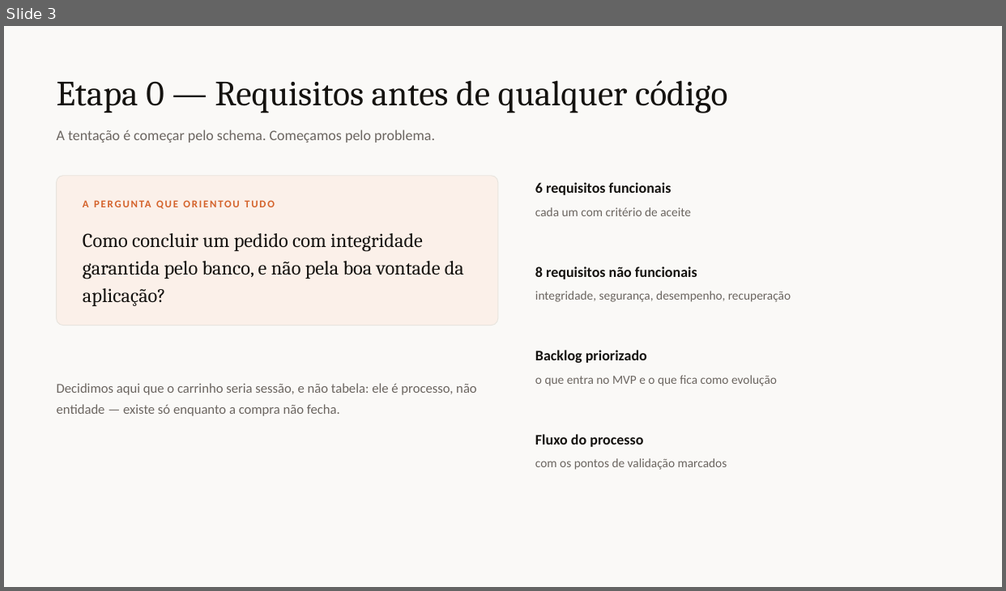
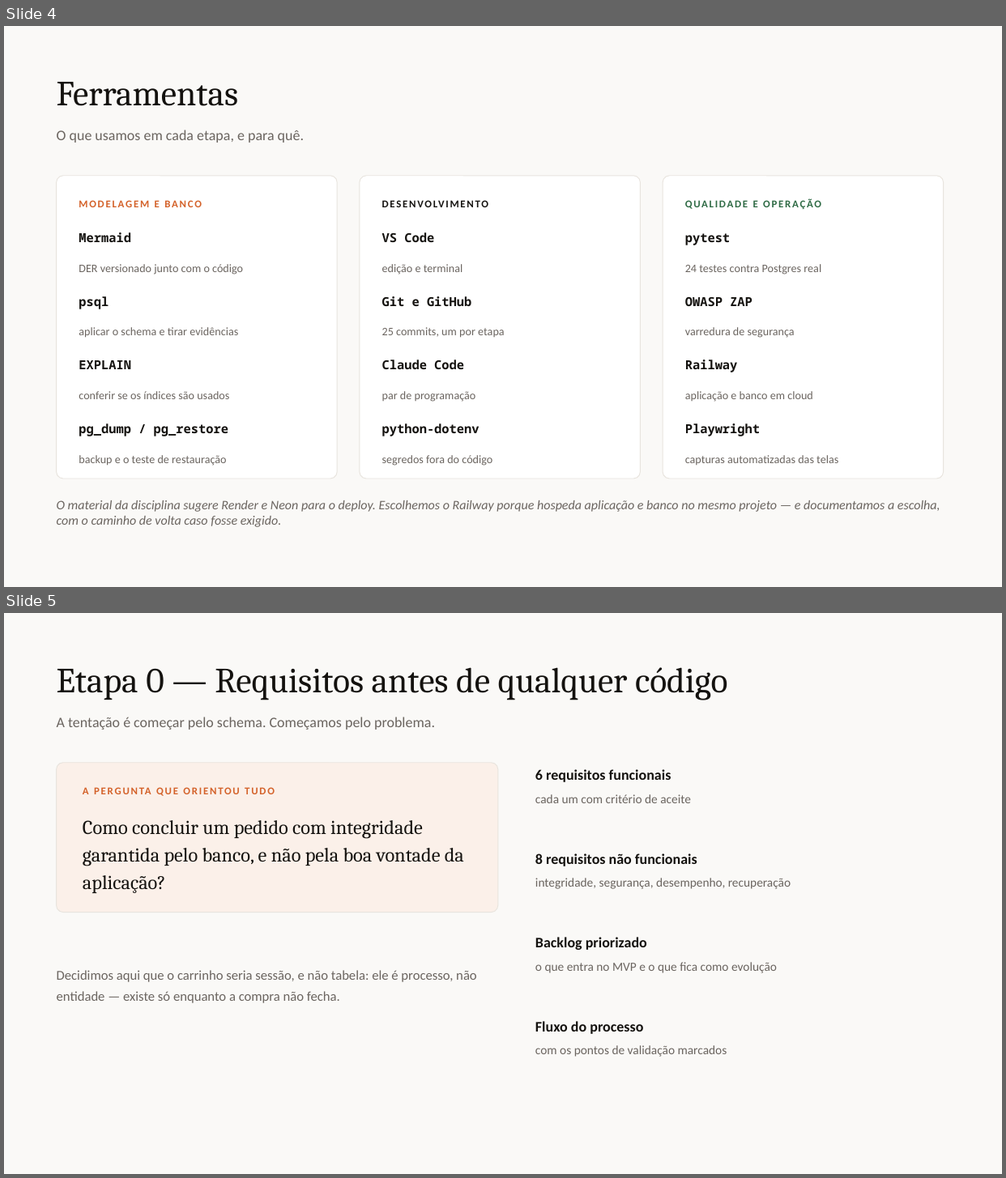
Before and after one commit to hick12/projeto-nivaldo, a slide deck: docs/Processo_Torra_e_Terra.pptx. Shown one above the other, each under a label of ours: slide 3 before the commit, slides 4 and 5 after it. The pictures are 1006x591 and 1006x1178 pixels, drawn with LibreOffice and Linux fonts; fonts in the diff are those of the drawing. Boxes give left, top, right and bottom in pixels: in the first picture for what was removed or moved away, otherwise in the second. Text is boxed around its words. In the diff, an @@ line names an element or a change of style, - is before the commit and + after.

```diff
--- a/docs/Processo_Torra_e_Terra.pptx
+++ b/docs/Processo_Torra_e_Terra.pptx
@@ slide 4 added at (4, 26, 1002, 587), background #FAF9F7 @@
@@ text added at (57, 82, 239, 106), 34 pt, text #14120F @@
+Ferramentas
@@ text added at (57, 130, 304, 143), 14 pt, text #6B6560 @@
+O que usamos em cada etapa, e para quê.
@@ rounded rectangle added at (57, 176, 337, 479), fill #FFFFFF, outline #E8E4DE 0.75 pt @@
@@ rounded rectangle added at (360, 176, 641, 479), fill #FFFFFF, outline #E8E4DE 0.75 pt @@
@@ text added at (382, 194, 621, 214), 10 pt, text #14120F, bold @@
+DESENVOLVIMENTO
@@ rounded rectangle added at (663, 176, 944, 479), fill #FFFFFF, outline #E8E4DE 0.75 pt @@
@@ text added at (79, 200, 202, 207), 10 pt, text #D4622A, bold @@
+MODELAGEM E BANCO
@@ text added at (685, 199, 821, 209), 10 pt, text #2F6B45, bold @@
+QUALIDADE E OPERAÇÃO
@@ text added at (79, 233, 131, 242), 12 pt, text #14120F, bold @@
+Mermaid
@@ text added at (382, 233, 434, 242), 12 pt, text #14120F, bold @@
+VS Code
@@ text added at (685, 233, 730, 246), 12 pt, text #14120F, bold @@
+pytest
@@ text added at (79, 264, 243, 275), 11 pt, text #6B6560 @@
+DER versionado junto com o código
@@ text added at (382, 264, 463, 275), 11 pt, text #6B6560 @@
+edição e terminal
@@ text added at (685, 264, 821, 275), 11 pt, text #6B6560 @@
+24 testes contra Postgres real
@@ text added at (79, 297, 108, 310), 12 pt, text #14120F, bold @@
+psql
@@ text added at (382, 297, 471, 306), 12 pt, text #14120F, bold @@
+Git e GitHub
@@ text added at (685, 297, 752, 306), 12 pt, text #14120F, bold @@
+OWASP ZAP
@@ text added at (79, 327, 238, 338), 11 pt, text #6B6560 @@
+aplicar o schema e tirar evidências
@@ text added at (382, 327, 505, 338), 11 pt, text #6B6560 @@
+25 commits, um por etapa
@@ text added at (685, 327, 795, 338), 11 pt, text #6B6560 @@
+varredura de segurança
@@ text added at (79, 361, 131, 369), 12 pt, text #14120F, bold @@
+EXPLAIN
@@ text added at (382, 360, 464, 369), 12 pt, text #14120F, bold @@
+Claude Code
@@ text added at (685, 360, 738, 373), 12 pt, text #14120F, bold @@
+Railway
@@ text added at (79, 391, 229, 399), 11 pt, text #6B6560 @@
+conferir se os índices são usados
@@ text added at (382, 391, 476, 402), 11 pt, text #6B6560 @@
+par de programação
@@ text added at (685, 391, 813, 402), 11 pt, text #6B6560 @@
+aplicação e banco em cloud
@@ text added at (79, 424, 228, 437), 12 pt, text #14120F, bold @@
+pg_dump / pg_restore
@@ text added at (382, 424, 479, 437), 12 pt, text #14120F, bold @@
+python-dotenv
@@ text added at (685, 424, 760, 437), 12 pt, text #14120F, bold @@
+Playwright
@@ text added at (79, 455, 226, 466), 11 pt, text #6B6560 @@
+backup e o teste de restauração
@@ text added at (382, 455, 492, 466), 11 pt, text #6B6560 @@
+segredos fora do código
@@ text added at (685, 455, 838, 465), 11 pt, text #6B6560 @@
+capturas automatizadas das telas
@@ text added at (57, 501, 940, 527), 12.5 pt, text #6B6560, italic @@
+O material da disciplina sugere Render e Neon para o deploy. Escolhemos o Railway porque hospeda aplicação e banco no mesmo projeto — e documentamos a escolha, com o caminho de volta caso fosse exigido.
@@ what was slide 3 is now slide 5 @@
```
Also in this commit, not shown: 1 other slide added, 2 other files.
